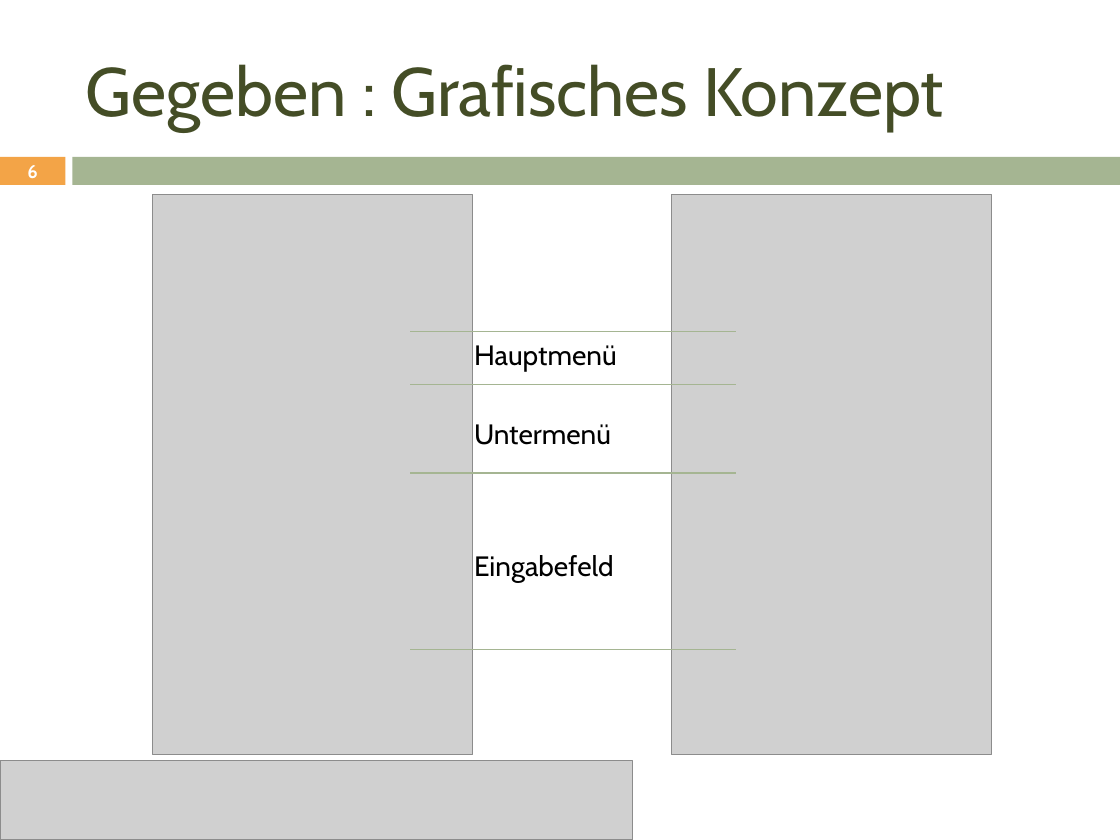
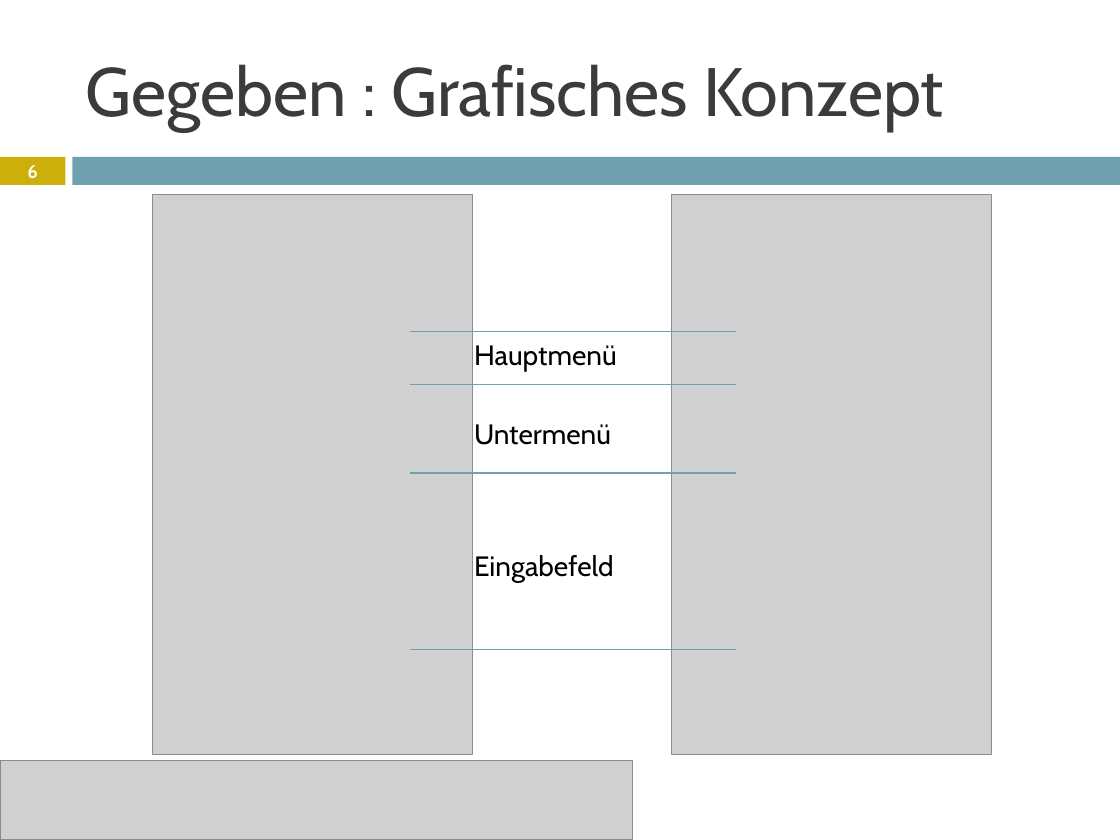
Before and after one commit to janhelmle/weiterbildung_fachinformatiker_ihk_projektantrag, a slide deck: slide 6 of praesentation/Projektpräsentation.pptx. Drawn at 1120x840 pixels with LibreOffice and Linux fonts; fonts in the diff are those of the drawing; grey boxes stand for pictures. Boxes give left, top, right and bottom in pixels: in the first picture for what was removed or moved away, otherwise in the second. Text is boxed around its words. In the diff, an @@ line names an element or a change of style, - is before the commit and + after.

```diff
--- a/praesentation/Projektpräsentation.pptx
+++ b/praesentation/Projektpräsentation.pptx
@@ title "Gegeben : Grafisches Konzept" at [86, 64, 944, 131]: text colour #444D26 to #3B3B3B @@
@@ rectangle at [0, 157, 65, 185]: fill #F3A447 to #CCAF0A @@
@@ rectangle at [73, 157, 1120, 185]: fill #A5B592 to #6EA0B0 @@
@@ line (410, 332) - (736, 332): stroke #A5B592 0.79 pt to #6EA0B0 0.79 pt @@
@@ line (410, 385) - (736, 385): stroke #A5B592 0.79 pt to #6EA0B0 0.79 pt @@
@@ line (410, 473) - (736, 473): stroke #A5B592 0.79 pt to #6EA0B0 0.79 pt @@
@@ line (410, 650) - (736, 650): stroke #A5B592 0.79 pt to #6EA0B0 0.79 pt @@
```
Also in this commit, not shown: 16 other slides changed, 1 other file.
